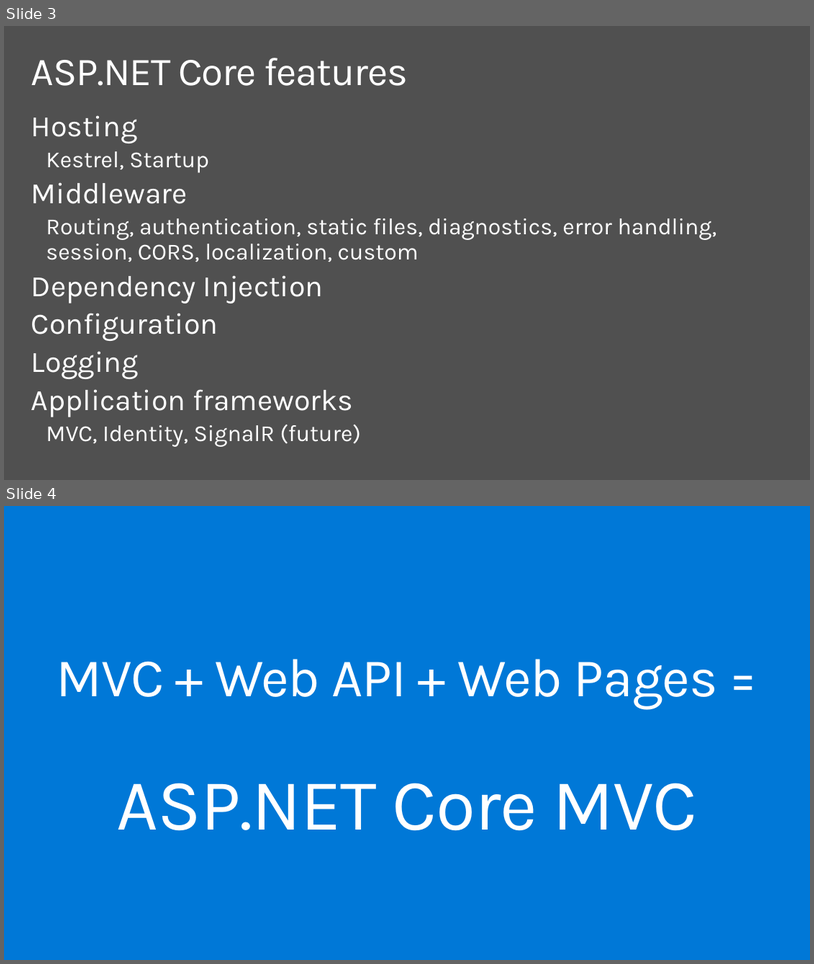
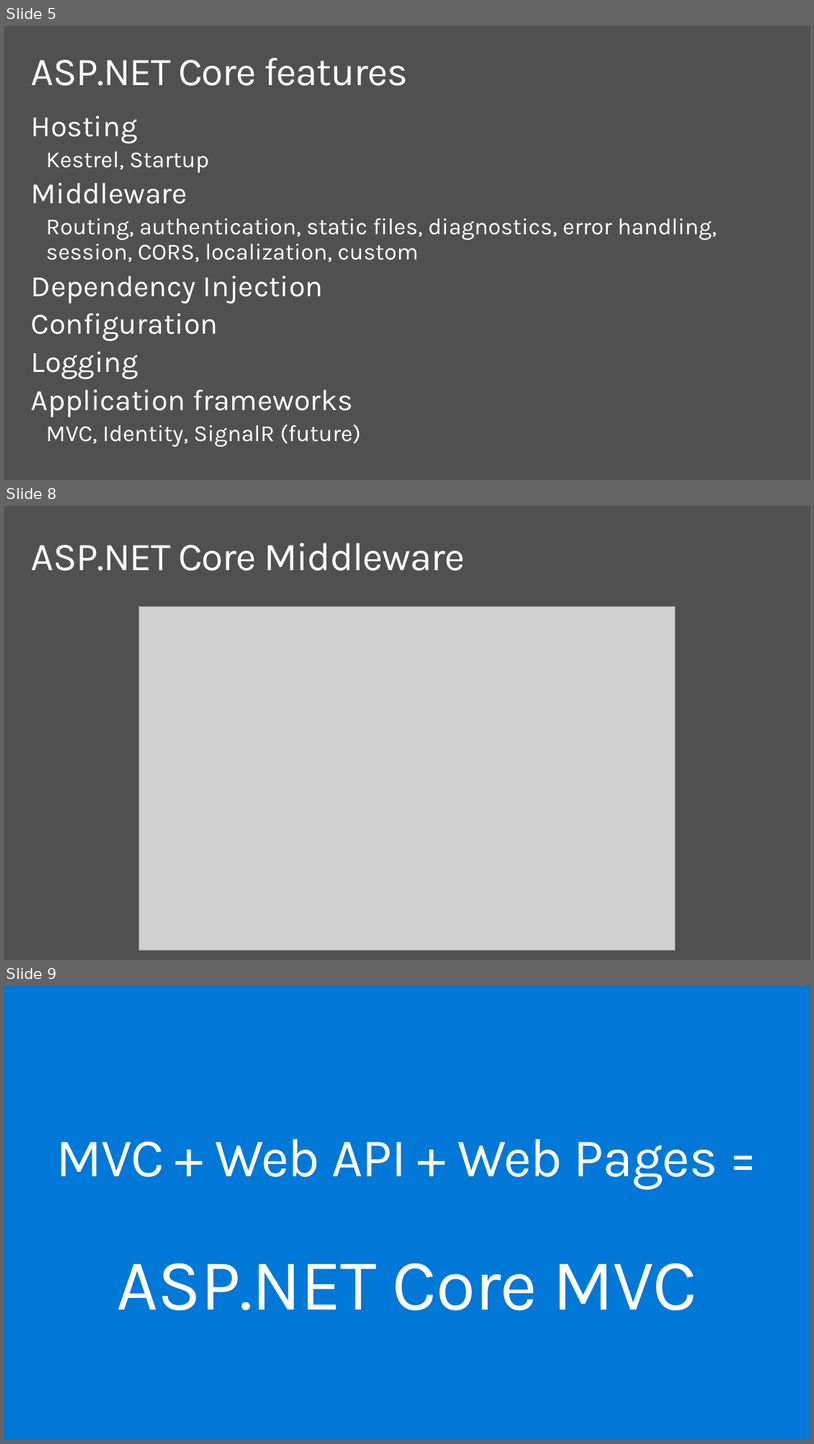
Before and after one commit to dotnet-presentations/dotnetcore-workshop, a slide deck: 2-Web-Dev/netcore-workshop-webdev.pptx. Shown one above the other, each under a label of ours: slides 3 and 4 before the commit, slides 5, 8 and 9 after it; the slides between them are not shown. The pictures are 814x964 and 814x1444 pixels, drawn with LibreOffice and Linux fonts; fonts in the diff are those of the drawing; grey boxes stand for pictures; background and template pictures are left out. Boxes give left, top, right and bottom in pixels: in the first picture for what was removed or moved away, otherwise in the second. Text is boxed around its words. In the diff, an @@ line names an element or a change of style, - is before the commit and + after.

```diff
--- a/2-Web-Dev/netcore-workshop-webdev.pptx
+++ b/2-Web-Dev/netcore-workshop-webdev.pptx
@@ slide 8 added at (4,506,810,960), background #505050 @@
@@ title added at (31,543,465,571), 48 pt, text #FFFFFF @@
+ASP.NET Core Middleware
@@ picture added at (139,606,676,950) @@
@@ what was slide 3 is now slide 5 @@
@@ what was slide 4 is now slide 9 @@
```
Also in this commit, not shown: 1 slide changed, 16 other slides added.
